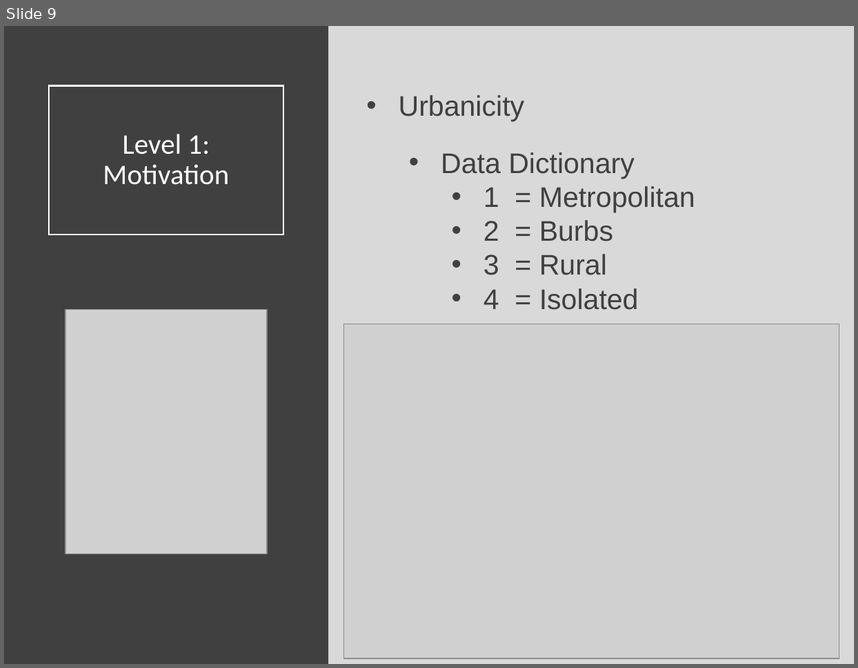
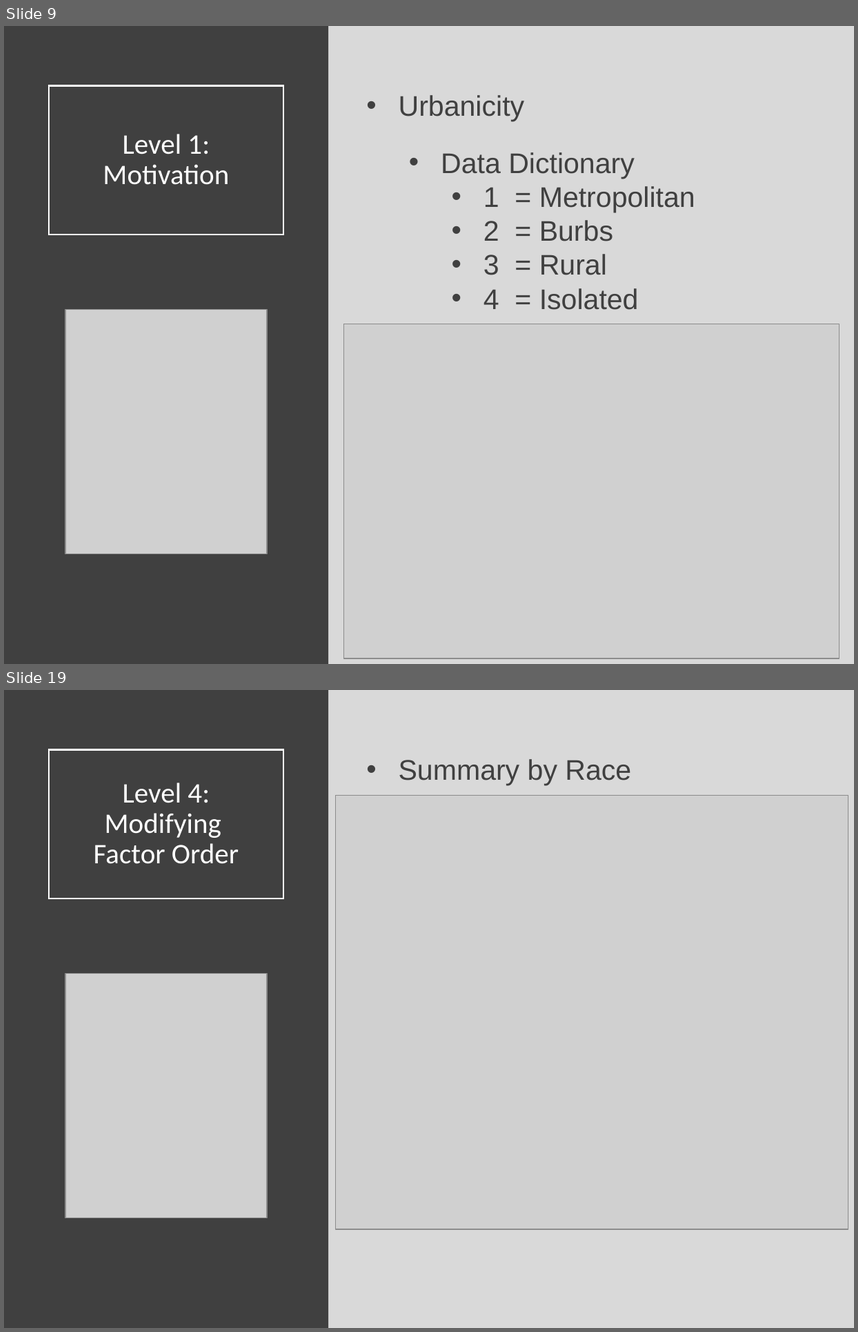
Before and after one commit to Yixf-Self/STOR320_WEBSITE, a slide deck: Lecture/Lecture 17/Lecture 17.pptx. Shown one above the other, each under a label of ours: slide 9 before the commit, slides 9 and 19 after it; the slides between them are not shown. The pictures are 858x668 and 858x1332 pixels, drawn with LibreOffice and Linux fonts; fonts in the diff are those of the drawing; grey boxes stand for pictures. Boxes give left, top, right and bottom in pixels: in the first picture for what was removed or moved away, otherwise in the second. Text is boxed around its words. In the diff, an @@ line names an element or a change of style, - is before the commit and + after.

```diff
--- a/Lecture/Lecture 17/Lecture 17.pptx
+++ b/Lecture/Lecture 17/Lecture 17.pptx
@@ slide 19 added at <box>4,690,854,1328</box>, background #D9D9D9 @@
@@ rectangle added at <box>4,690,329,1328</box>, fill #404040 @@
@@ title added at <box>49,749,283,898</box>, outline #FFFFFF 1.5 pt, 24 pt, text #FFFFFF @@
+Level 4:
+Modifying
+Factor Order
@@ text added at <box>399,759,631,786</box>, 24 pt, text #404040 @@
+• Summary by Race
@@ picture added at <box>335,796,848,1229</box> @@
@@ picture added at <box>65,973,267,1217</box> @@
```
Also in this commit, not shown: 1 slide changed, 25 other slides added, 6 other files.
